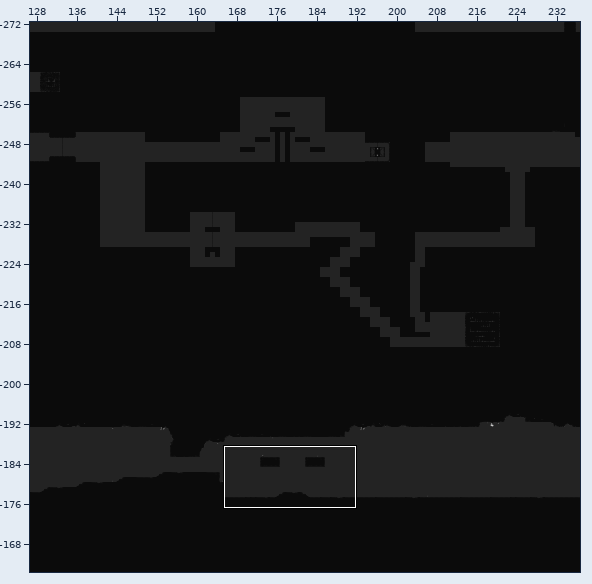
Tiled map, stored at Assets/SuperTiled2Unity/Import/Overworld.tmx. The picture above shows the old version from afar; the outline marks the close-up.
Close-up. Before:
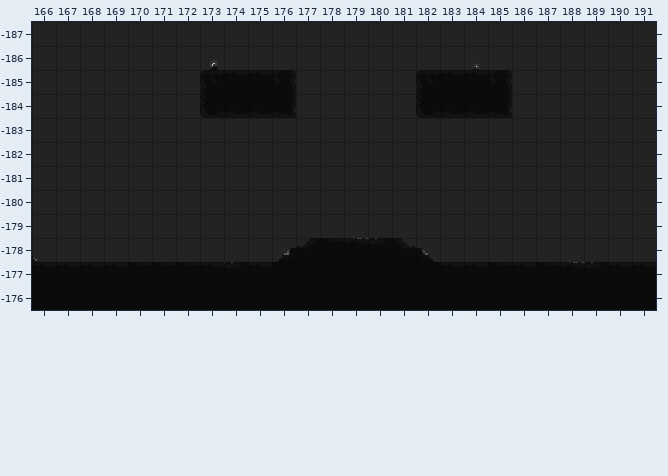
Cells are 16x16 px. Shown: x 166..191, y -187..-176. The commit also changed other parts of the map, which this record leaves out.
Once edited:
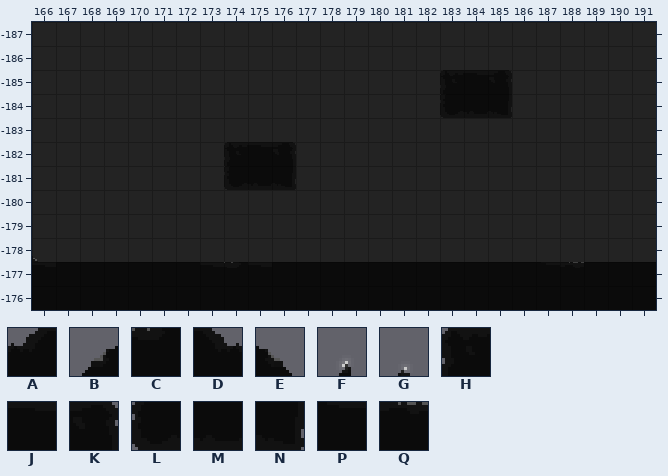
Key: from "Overworld'sTileSet": A 4 flipped up-down, B 44, C 288; from "Updated Dark Basic Set": D 4 turned 180, E 22, F 24, G 26, H 199, J 200, K 201, L 243, M 244, N 245, P 286, Q 287.
_ is an empty cell.
Tiles replaced or removed in this view: A, B, C, D, E, F, G, H, J, K, L, M, N, P, Q.
From old to new:
Changed rows in their new state; . is an unchanged cell.
Layer "MuralsOnTheWall Layer_0":
first column x 173:
-186 _.........._
Layer "Ground with Collider_0":
first column x 173:
-185 ____....._
-184 ____....._
-182 .HJK......
-181 .LMN......
-178 ..._______
Where, in picture pixels (left, top, right, bottom), the same in both close-ups:
removed: (200, 61, 296, 118)
removed: (473, 64, 479, 70)
removed: (416, 70, 440, 118)
added: (224, 142, 296, 190)
removed: (278, 238, 434, 262)
